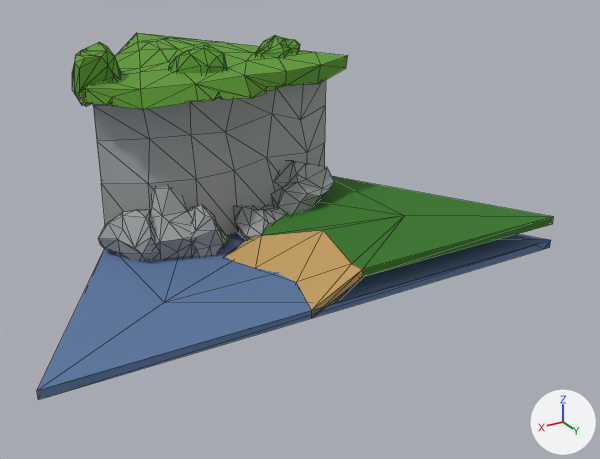
The glTF model public/assets/tile10.glb as it was, and as the next commit left it.
Rendered twice from a 50 mm camera at (0.689, 1.893, 0.638) aimed at (-0.104, 0.572, -0.022). Arrows for +X, +Y and +Z are at lower right; the lights stay in place. Mesh edges are drawn as thin lines. Where no turn or scale is listed for an object, it has been applied to the vertices. Vertices at the same position are counted once.

Names of what the first picture shows: 'bush1.005', 'bush2.005', 'bush3.005', 'ground.009', 'hill8.002', 'rock0.015', 'rock1.003', 'rock3.003', 'rock4.003', 'rock5.003', 'water4.003'.
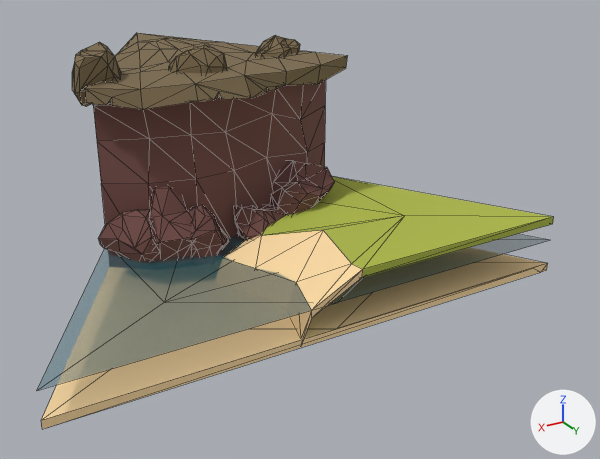
Where the newer file only moved an object's origin or applied its transform, the numbers keep the older frame.

What differs and where, as boxes (x1, y1, x2, y2) in the pictures (600 x 459 px):
'hill8.002', recoloured: (85, 33, 347, 237) in both
'water4.003', recoloured, surface changed, reshaped (7% shorter): before (37, 232, 551, 400); after (37, 234, 550, 390)
'ground.009', recoloured, reshaped (16% taller): before (226, 176, 554, 316); after (226, 176, 554, 338)
'sand7.002', added (beige): after (41, 254, 548, 429)
'rock4.003', recoloured (grey to brown): (150, 187, 193, 260) in both
'rock1.003', recoloured (grey to brown): (270, 161, 335, 214) in both
'rock0.015', recoloured (grey to brown): (98, 209, 158, 262) in both
'bush2.005', recoloured (green to brown): (72, 42, 121, 106) in both
'rock5.003', recoloured (grey to brown): (188, 204, 229, 257) in both
'bush1.005', recoloured (green to brown): (169, 45, 227, 73) in both
'rock3.003', recoloured (grey to brown): (234, 205, 286, 239) in both
'bush3.005', recoloured (green to brown): (255, 35, 300, 57) in both
part 1 of me_circle_038, deleted (blue): before (37, 240, 551, 400)
part 2 of me_circle_036, built on: after (237, 262, 312, 338)

Patch to the scene script:
```diff
--- a/public/assets/tile10.glb.py
+++ b/public/assets/tile10.glb.py
@@ mat_stone @@
 mat_stone = principled_material('stone')
-mat_stone.base_color = (0.352, 0.371, 0.371)  # grey #a0a4a4
+mat_stone.base_color = (0.168, 0.0723, 0.063)  # brown #724c47
 mat_stone.roughness = 1.0
@@ mat_top @@
 mat_top = principled_material('top')
-mat_top.base_color = (0.117, 0.332, 0.0343)  # green #609c34
+mat_top.base_color = (0.205, 0.15, 0.0782)  # brown #7d6c4f
 mat_top.roughness = 1.0
@@ mat_water @@
 mat_water = principled_material('water')
-mat_water.base_color = (0.107, 0.188, 0.362)  # blue #5c78a2
+mat_water.base_color = (0.00304, 0.144, 0.184)  # dark cyan #0a6a77
 mat_water.roughness = 1.0
+mat_water.alpha = 0.518
@@ mat_ground @@
 mat_ground = principled_material('ground')
-mat_ground.base_color = (0.0367, 0.188, 0.0182)  # dark green #367825
+mat_ground.base_color = (0.429, 0.491, 0.0666)  # yellow #afba49
 mat_ground.roughness = 1.0
@@ mat_sand @@
 mat_sand = principled_material('sand')
-mat_sand.base_color = (0.547, 0.345, 0.117)  # orange #c39f60
+mat_sand.base_color = (0.982, 0.716, 0.376)  # beige #fddca5
 mat_sand.roughness = 1.0
@@ me_circle_038 @@
 # used by ob_water4_003; location = (0.0, 0.0, -0.04)
-me_circle_038.from_pydata(...)  # 15 vertices, 24 faces; spans x -0.5..0.5, y 0.0..0.866, z 0.0..0.02
+me_circle_038.from_pydata(...)  # 10 vertices, 12 faces; spans x -0.5..0.5, y 0.0..0.866, z 0.003..0.02
+# me_circle_038 part 1
+# 5 vertices are removed from x -0.5..0.5, y 0.0..0.866, z 0.0..0.015
+# 12 faces are deleted
 me_circle_038.materials.append(mat_water)
@@ me_circle_036 @@
 # used by ob_ground_009; location = (0.0, 0.0, 0.01)
-me_circle_036.from_pydata(...)  # 26 vertices, 49 faces; spans x -0.5..0.078, y 0.39..0.866, z -0.05..0.03
+me_circle_036.from_pydata(...)  # 38 vertices, 73 faces; spans x -0.5..0.098, y 0.39..0.866, z -0.1..0.03
+# me_circle_036 part 2
+# 10 faces are deleted
+# 6 vertices are added at (0.069, 0.863, -0.1), (-0.022, 0.509, -0.1), (0.097, 0.588, -0.1), (0.069, 0.863, -0.085), (-0.022, 0.509, -0.092), (0.098, 0.588, -0.094)
+# 6 new vertices lie (0.019, -0.004, -0.05) away from vertices in x -0.146..0.055, y 0.445..0.771, z -0.05..-0.032
+# 10 new faces join them, mat_ground (yellow #afba49)
+# 24 new faces join them, mat_sand (beige #fddca5)
 me_circle_036.materials.append(mat_ground)
@@ me_circle_027 @@
+me_circle_027.from_pydata([(0.5, 0.866, 0.0), (-0.5, 0.866, 0.0), (0.0, 0.0, 0.0), (0.5, 0.866, 0.015), (-0.5, 0.866, 0.015), (0.0, 0.0, 0.015), (-0.484, 0.866, 0.0), (-0.459, 0.866, 0.015), (0.0, 0.577, 0.005), (0.25, 0.433, 0.015), (-0.25, 0.433, 0.015), (0.0, 0.289, 0.003), (0.25, 0.722, 0.019), (-0.25, 0.722, 0.02), (0.0, 0.866, 0.015)], [], [(2, 1, 6), (2, 6, 0), (6, 1, 4), (6, 4, 7), (0, 6, 7), (0, 7, 3), (4, 1, 10), (5, 2, 9), (8, 11, 12), (5, 11, 10), (8, 12, 13), (13, 14, 4), (13, 12, 14), (12, 3, 14), (10, 13, 4), (10, 11, 13), (11, 8, 13), (12, 9, 3), (12, 11, 9), (11, 5, 9), (0, 3, 9), (2, 0, 9), (2, 5, 10), (1, 2, 10)])
+me_circle_027.materials.append(mat_sand)  # beige #fddca5
@@ ob_sand7_002 @@
+ob_sand7_002 = bpy.data.objects.new('sand7.002', me_circle_027)
+ob_sand7_002.location = (0.0, 0.0, -0.09)
```
